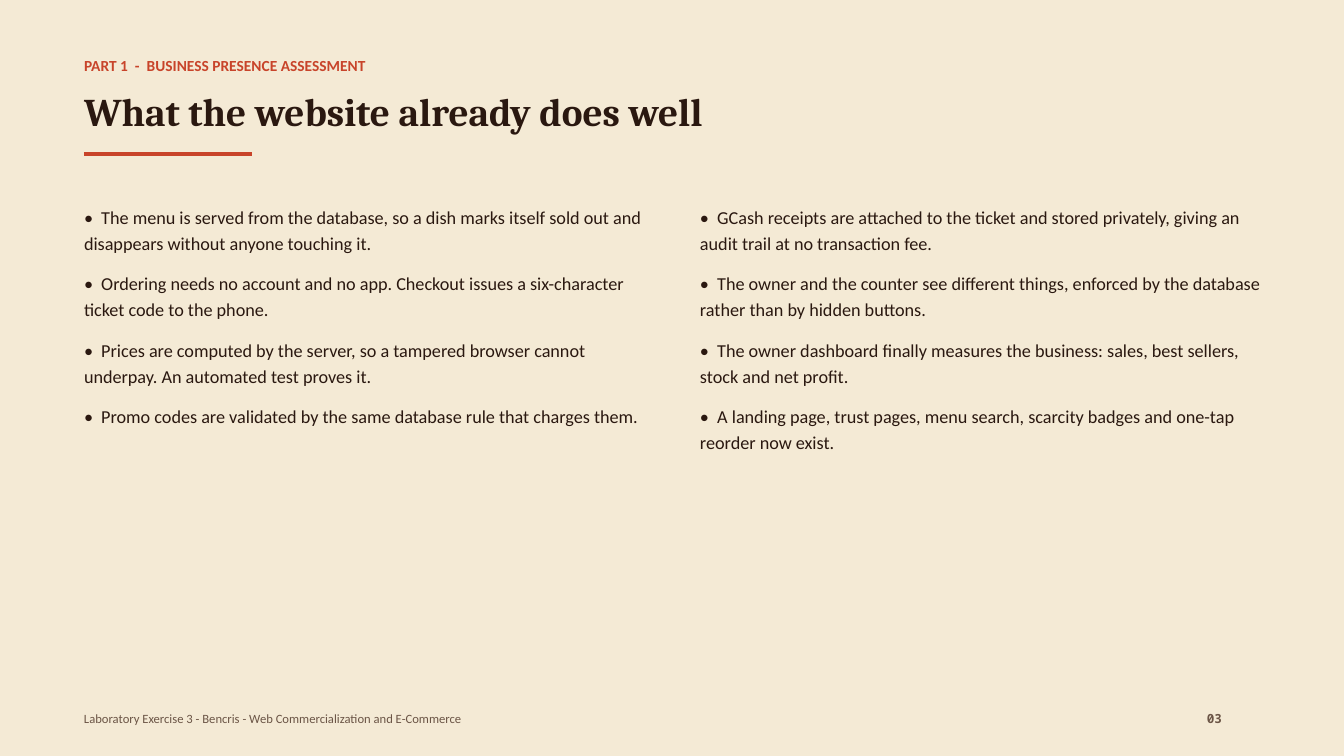
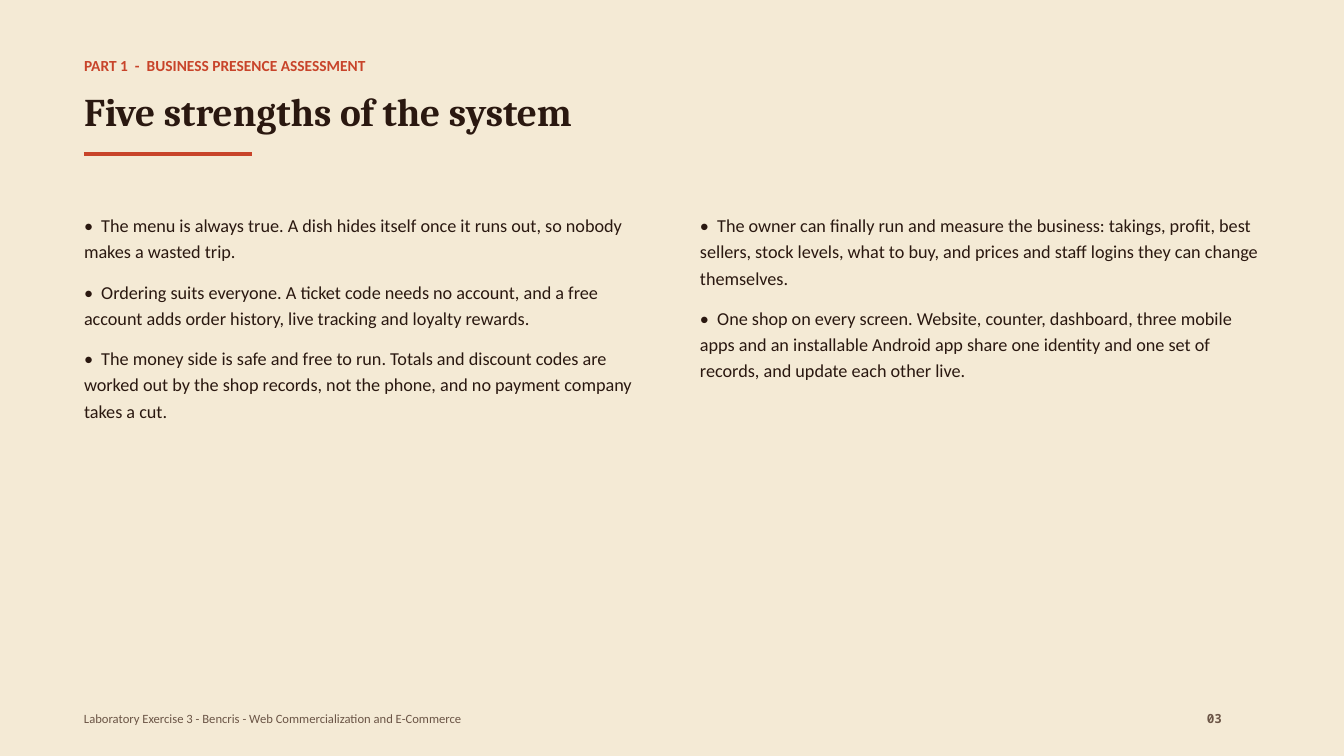
Before and after one commit to ENTREP3/IT-eary, a slide deck: slide 3 of docs/Lab3-Bencris-Presentation.pptx. Drawn at 1344x756 pixels with LibreOffice and Linux fonts; fonts in the diff are those of the drawing. Boxes give left, top, right and bottom in pixels: in the first picture for what was removed or moved away, otherwise in the second. Text is boxed around its words. In the diff, an @@ line names an element or a change of style, - is before the commit and + after.

```diff
--- a/docs/Lab3-Bencris-Presentation.pptx
+++ b/docs/Lab3-Bencris-Presentation.pptx
@@ text at [84,98,572,135]: text changed @@
-What the website already does well
+Five strengths of the system
@@ text at [84,219,631,418]: text changed @@
-• The menu is served from the database, so a dish marks itself sold out and disappears without anyone touching it.
-• Ordering needs no account and no app. Checkout issues a six-character ticket code to the phone.
-• Prices are computed by the server, so a tampered browser cannot underpay. An automated test proves it.
-• Promo codes are validated by the same database rule that charges them.
+• The menu is always true. A dish hides itself once it runs out, so nobody makes a wasted trip.
+• Ordering suits everyone. A ticket code needs no account, and a free account adds order history, live tracking and loyalty rewards.
+• The money side is safe and free to run. Totals and discount codes are worked out by the shop records, not the phone, and no payment company takes a cut.
@@ text at [700,219,1258,380]: text changed @@
-• GCash receipts are attached to the ticket and stored privately, giving an audit trail at no transaction fee.
-• The owner and the counter see different things, enforced by the database rather than by hidden buttons.
-• The owner dashboard finally measures the business: sales, best sellers, stock and net profit.
-• A landing page, trust pages, menu search, scarcity badges and one-tap reorder now exist.
+• The owner can finally run and measure the business: takings, profit, best sellers, stock levels, what to buy, and prices and staff logins they can change themselves.
+• One shop on every screen. Website, counter, dashboard, three mobile apps and an installable Android app share one identity and one set of records, and update each other live.
```
Also in this commit, not shown: 5 other slides changed, 6 other files.
